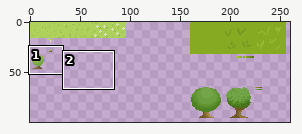
One commit to this sprite sheet: assets/tiles.png. Above: a wide view before the commit, with the close-up outlined.
Close-up. Before:
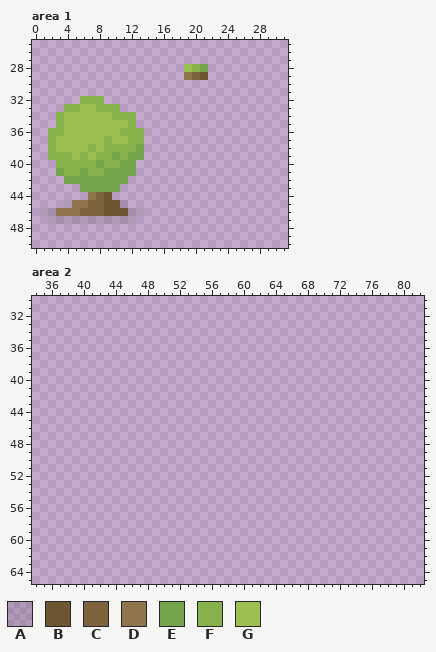
The file is 320x160 pixels. Colours within 5 levels of each other are drawn and written as one. Shown: area 1: x 0..31, y 25..50; area 2: x 34..82, y 30..65. The wide view leaves out empty margins.
Palette (. is transparent): A #0000001a  B #6e5531  C #7e643d  D #8f744c  E #74a54a  F #87b24b  G #9bbf53
Pixels before, area 1, first column x 1:
28 ..................GFE
29 ..................DCB
30 .....................
31 .....................
32 .....FFF.............
33 ...FFGGFFF...........
34 ..FGGGGGGFFF.........
35 ..FGGGGGGGGF.........
36 .FFGGGGGGGFFF........
37 .FGGGGGGFGGFF........
38 .FGGGGFGFFFFE........
39 .FFFGFGFFEFEE........
40 ..FFFFFEFFEE.........
41 ..EFFEFFEEEE.........
42 ...EEEEEEEE..........
43 .....EEEEE...........
44 ......DCB............
45 ...ADDCCBBA..........
46 AADDDCCCBBBAA........
47 .AAAAAAAAAAA.........
New version:
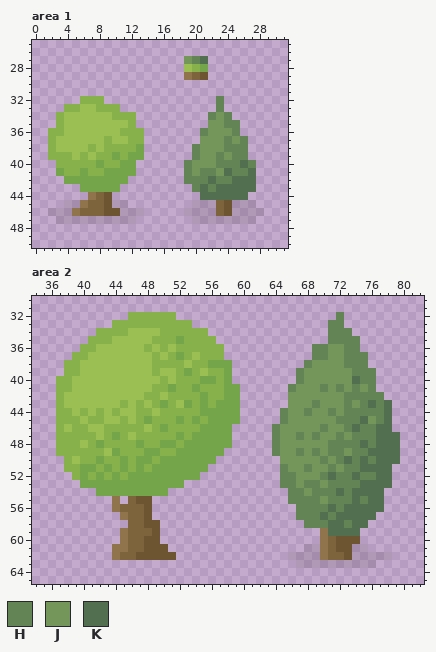
Colours new in this view: H #638556  J #74965a  K #526f4f
Commit message: Start implementing multi-tile objects
Change:
Changed rows in their new state; - is an unchanged pixel.
Area 1:
first column x 19:
27 JHK
first column x 1:
32 ----------------------H-----
33 ----------------------H-----
34 ---------------------HJH----
35 ---------------------JJHH---
36 --------------------HJJJH---
37 --------------------JJJHJH--
38 -------------------HJJJHHH--
39 -------------------HJJHJHH--
40 ------------------HJJJHHHKH-
41 ------------------HJHHJKHHK-
42 ------------------HHHKHHKKK-
43 -------------------HKHKKKKK-
44 --------------------KKKKKK--
45 ----A----A---------AAACBAAA-
46 .-AA------A-------AAAACBAAAA
47 -.-----------------AAAAAAAA-
Area 2:
first column x 37:
32 ---------FFFFFF--------------------H-------
33 -------FFFFFFFFFF-----------------HH-------
34 -----FFFFGGGGFFFFFF---------------HHH------
35 ----FFFGGGGGFFFEFFFF--------------HHHH-----
36 ---FFGGGGGGFGFGFFFFFF-----------HHJJHH-----
37 --FFGGGGGGGGFGFEFGFFF-----------HHJJHHH----
38 -FFGGGGGGGGGFFFFGFFEEE---------HJJJJHHH----
39 -FFGGGGGGGGGFGGFEFGFFE--------HJJJJJJHHH---
40 FFGGGGGGGGGGGFGFFFEEFE--------HJJJJJJKHH---
41 FFGGGGGGGGGGFFEFFEFFFEE------HJJJHJHJHJH---
42 FGGGGGGGGGGFFGFFFFEFFEE------JJJJJJJHHHHH--
43 FGGGGGGGFGFGFEFGEFEFEEE------JJJHJJJHJHKHK-
44 FFGFGFGFGGFFGFFFFFEEEEE-----HJJHJJHJHHHHHK-
45 FFFGFFGGFGFEFFFEFEFEEEE-----HJJJJJJHHHKJHK-
46 FGFFGGFFFFFGFEFFFFEEEE-----HJJJJJHJJHKHHKK-
47 FFFFFGFEFGFFFFFEFEEEEE-----HJJHJHJJHJHHHKKK
48 FFFGFEFFFFEFFEEFEEEEEE-----HJJJJJJHHHHKHKKK
49 FFFFFFGEFFFEEFFEEEEEE------HJJHJHJHHJHHKKKK
50 -FGFFEFFEFEEFEEEEEEE--------JJJJJHJHKHKHKKK
51 -FFEEFEFEFEFEEEEEEE---------HJJHJJHJHHKKKK-
52 --FEFEFEFEEEEEEEEE----------HHJJJHKHHKHHKK-
53 ---EEEEEEEEEEEEE------------HHJHHJHHHHKKKK-
54 -----EEEEEEEEE---------------HHJHHHKHKKKK--
55 -------D-CBB-----------------HHHHJHHHKHKK--
56 -------DCCCB------------------HHHHKHKKKKK--
57 --------DCCB------------------HHHKHKKKKK---
58 ---------CCBB------------------HHHKKHKK----
59 --------DCCCB--------------------DKKKK-----
60 --------DCCBB--------------------DCBBB-----
61 -------DDCCBBB-----------------AADCBBAA----
62 -------DCCBBBBB--------------AAAADCCBAAAAA-
63 ------------------------------AAAAAAAAAA---
